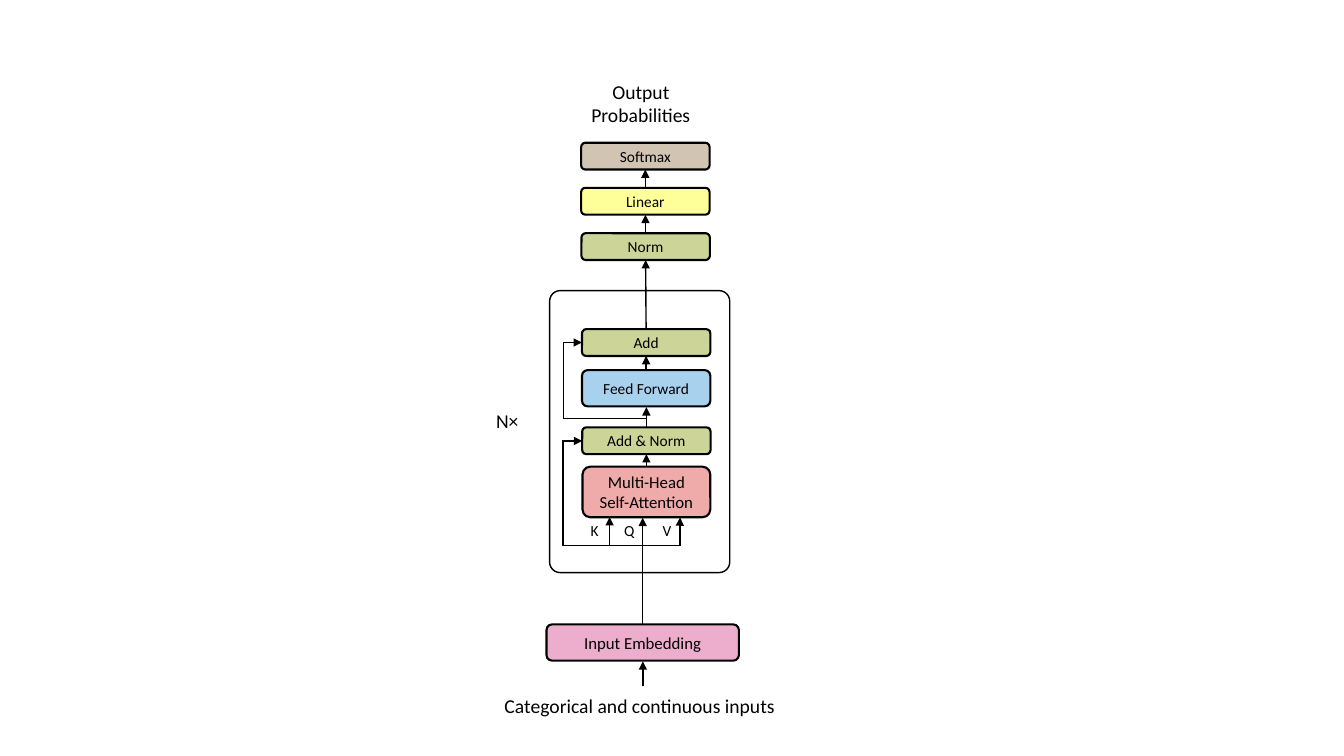
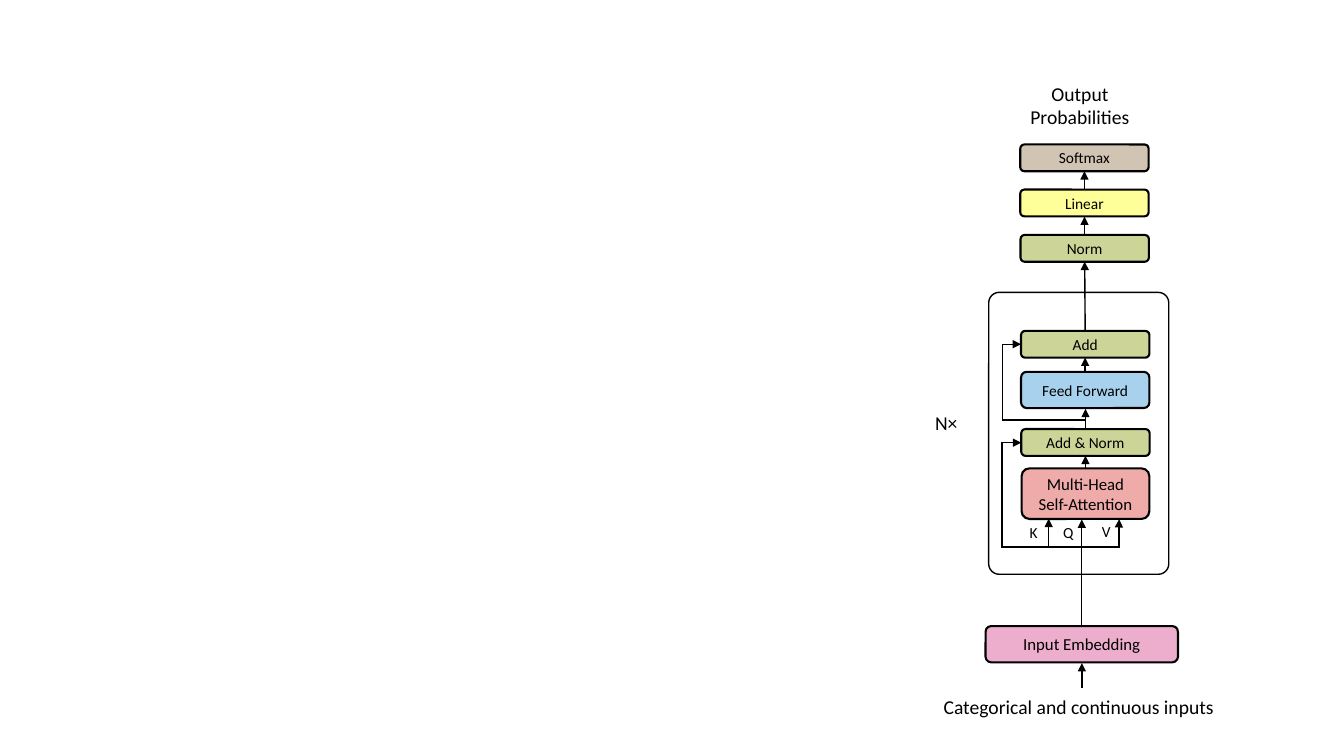
Before and after one commit to KarelZe/thesis, a slide deck: slide 5 of reports/Graphs/diagrams.pptx (slide 3 before the commit). Drawn at 1344x756 pixels with LibreOffice and Linux fonts; fonts in the diff are those of the drawing; background and template pictures are left out. Boxes give left, top, right and bottom in pixels: in the first picture for what was removed or moved away, otherwise in the second. Text is boxed around its words. In the diff, an @@ line names an element or a change of style, - is before the commit and + after.

```diff
--- a/reports/Graphs/diagrams.pptx
+++ b/reports/Graphs/diagrams.pptx
@@ rounded rectangle "Add & Norm" moved from (x1=583, y1=427, x2=711, y2=455) to (x1=1021, y1=430, x2=1149, y2=457) @@
@@ 9 arrows, 8 rounded rectangles, 6 texts, 3 elbow arrows moved together from (x1=496, y1=86, x2=775, y2=717) to (x1=935, y1=88, x2=1214, y2=718) @@
```
Also in this commit, not shown: 1 other slide changed, 1 slide added, 47 other files.
